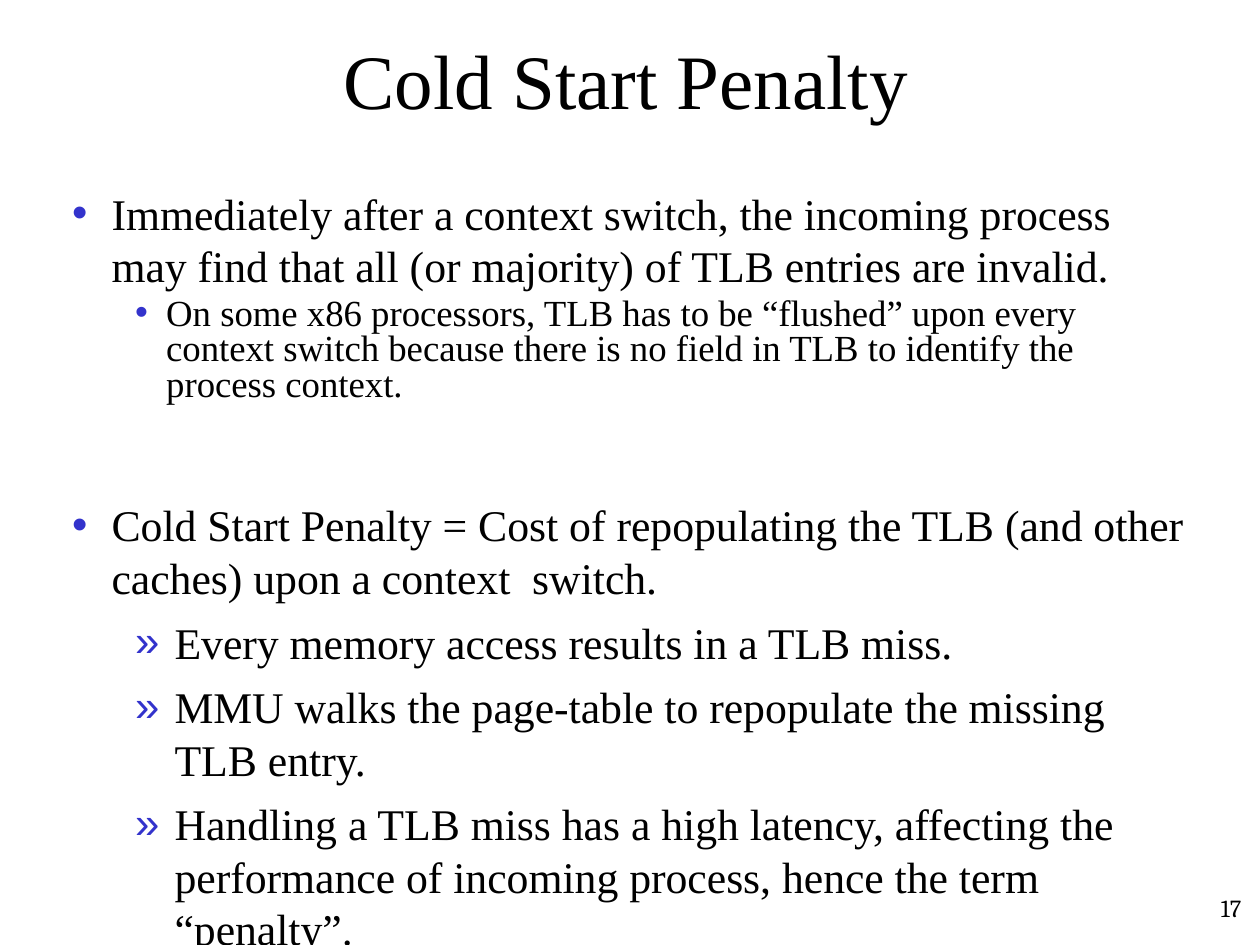
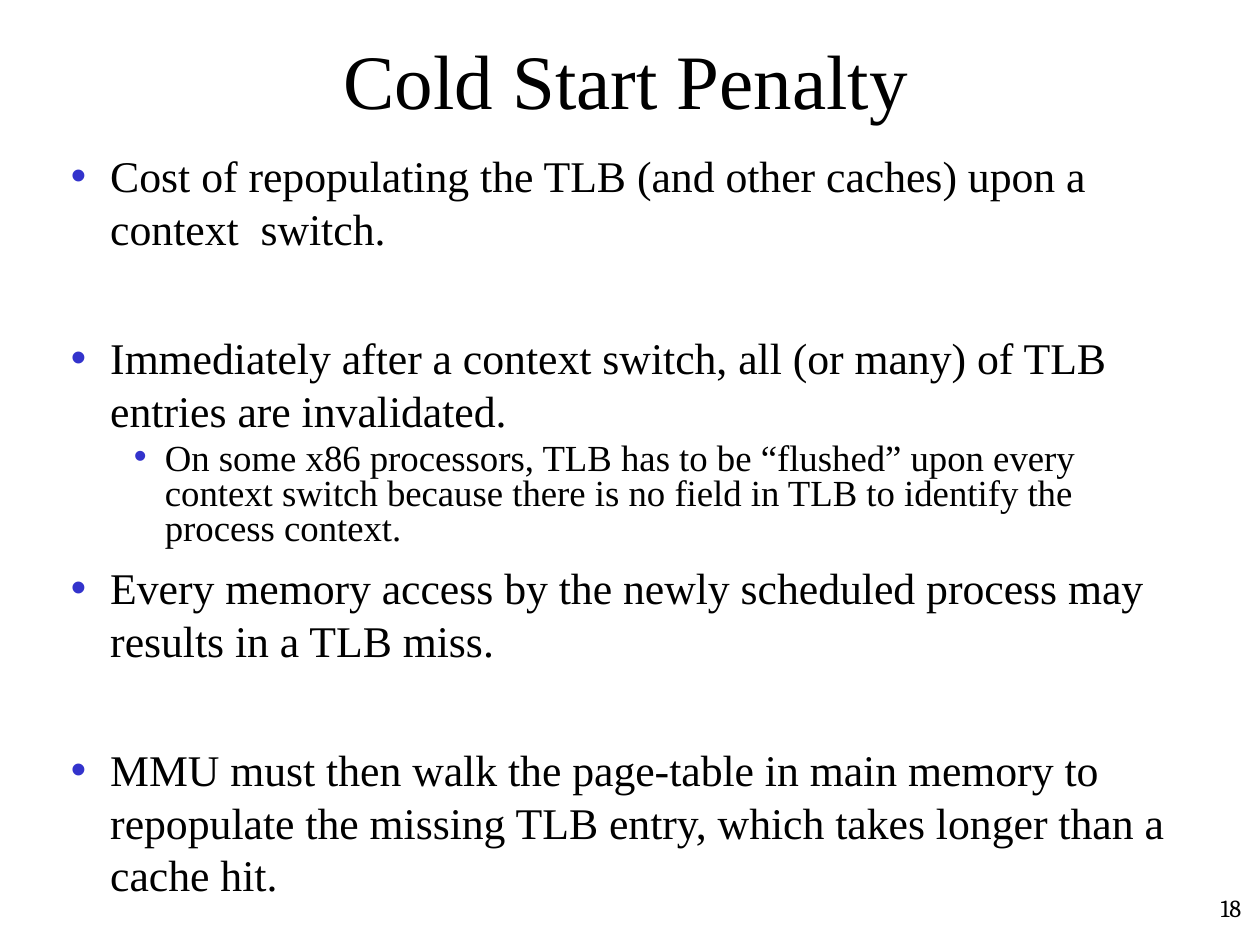
Before and after one commit to oscourse/oscourse.github.io, a slide deck: slide 18 of slides/virtual_memory_intro.pptx (slide 17 before the commit). Drawn at 1260x945 pixels with LibreOffice and Linux fonts; fonts in the diff are those of the drawing. Boxes give left, top, right and bottom in pixels: in the first picture for what was removed or moved away, otherwise in the second. Text is boxed around its words. In the diff, an @@ line names an element or a change of style, - is before the commit and + after.

```diff
--- a/slides/virtual_memory_intro.pptx
+++ b/slides/virtual_memory_intro.pptx
@@ text "Cost of repopulating the TLB ...": place and size @@
-text "Cost of repopulating the TLB ..." at <box>112,199,1183,901</box>
+text "Cost of repopulating the TLB ..." at <box>110,161,1164,892</box>
@@ text at <box>110,161,1107,428</box>: text changed @@
-• Immediately after a context switch, the incoming process may find that all (or majority) of TLB entries are invalid.
+• Cost of repopulating the TLB (and other caches) upon a context switch.
+• Immediately after a context switch, all (or many) of TLB entries are invalidated.
@@ text at <box>110,573,1164,892</box>: text changed @@
-• Cold Start Penalty = Cost of repopulating the TLB (and other caches) upon a context switch.
-  » Every memory access results in a TLB miss.
-  » MMU walks the page-table to repopulate the missing TLB entry.
-  » Handling a TLB miss has a high latency, affecting the performance of incoming process, hence the term “penalty”.
+• Every memory access by the newly scheduled process may results in a TLB miss.
+• MMU must then walk the page-table in main memory to repopulate the missing TLB entry, which takes longer than a cache hit.
@@ page number at <box>1221,900,1242,917</box>: text changed @@
-17
+18
```
Also in this commit, not shown: 2 other slides changed, 1 other file.
